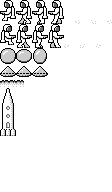
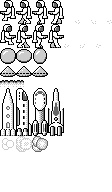
Layered file, before and after one edit (112x192). Changes by layer:
renamed "Rocket.png" to "Rocket (1).png", painted on it over [16, 88, 64, 136]
added layer "explo.png" above "Astro.png" over [2, 136, 48, 152]
